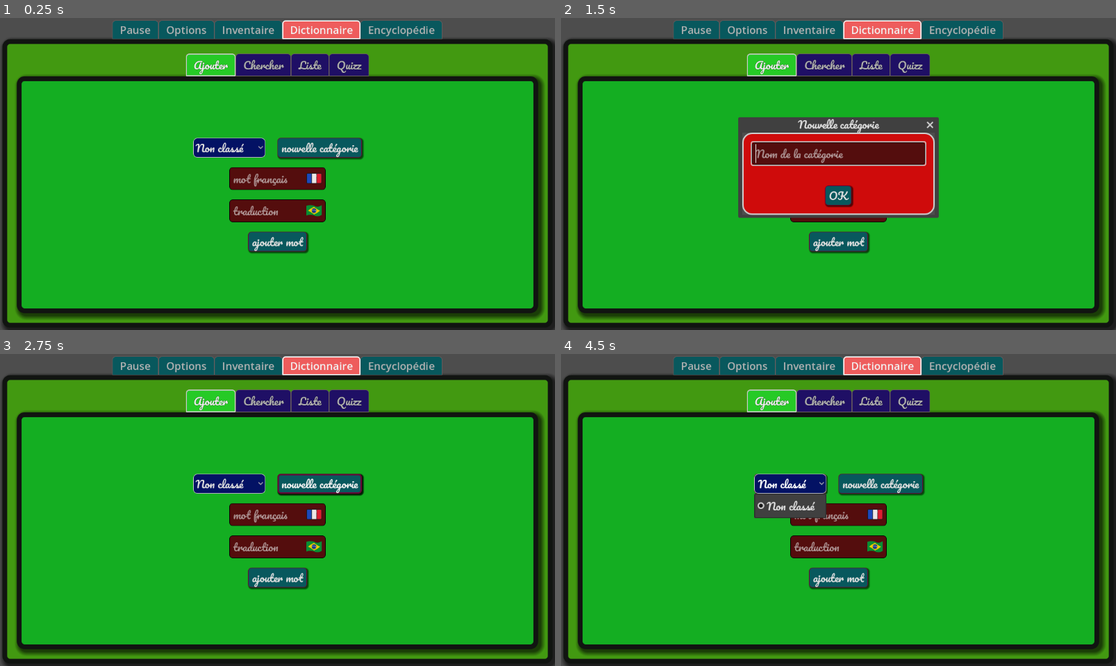
Above: before the commit, frames 1-4 (two rows, left to right).
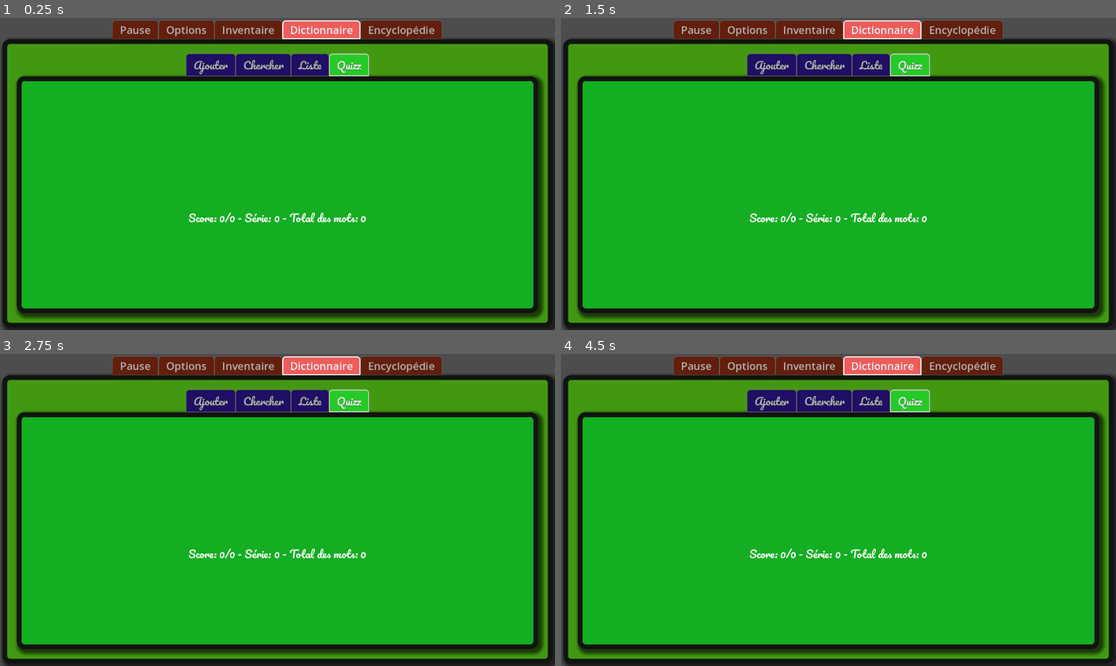
Above: after the commit, the same moments.

Repository: Pascal-Casier/dicoFrench
Game: Godot game, scene res://inventorySystem/inventaire.tscn
The game is run twice, just before and just after one commit, with the same random seed, the same clock (stepped at 60 frames per second) and the same inputs. The project has no main scene, so this scene is started directly.
Inputs (mouse positions are in pixels of both pictures, inside the frame that each line leads up to):
- Up to frame 1 (0.25 s): no input
- Up to frame 2 (1.5 s): click (882, 149) at 0.5 s, where only the run before the commit has a clickable "nouvelle catégorie"; click (882, 149) at 1.25 s, where only the run before the commit has a clickable "nouvelle catégorie"
- Up to frame 3 (2.75 s): click (277, 531) at 2 s, where only the run before the commit has a clickable "OK"
- Up to frame 4 (4.5 s): click (788, 485) at 2.75 s, where only the run before the commit has a clickable "Non classé"; click (838, 578) at 3.5 s, where only the run before the commit has a clickable "ajouter mot"; click (788, 485) at 4.25 s, where only the run before the commit has a clickable "Non classé"

The runs differ from the first frame. In frame 1, 9.0% of the frame differs, in the area x 20-80%, y 0-76%; in frame 2, 16%; in frame 3, 9.0%; in frame 4, 9.7%.

Commit message:
ajouté son et signal maitrise totale

Diff:
--- a/DicoB/DicoTheme.tres
+++ b/DicoB/DicoTheme.tres
@@ -187,7 +187,7 @@
 [sub_resource type="StyleBoxFlat" id="StyleBoxFlat_vndj7"]
 content_margin_left = 16.0
 content_margin_right = 16.0
-bg_color = Color(0.0313726, 0.345098, 0.364706, 1)
+bg_color = Color(0.384314, 0.121569, 0.0470588, 1)
 border_width_left = 1
 border_width_top = 1
 border_width_right = 1
--- a/inventorySystem/Dico5.gd
+++ b/inventorySystem/Dico5.gd
@@ -1,4 +1,7 @@
 extends Control
+
+signal all_words_mastered
+
 
 # Constantes
 const SAVE_PATH = "user://dictionary.json"
@@ -7,12 +10,16 @@
 const BUTTON_EDIT = 0
 const BUTTON_DELETE = 1
 const DEFAULT_CATEGORY = "Non classé"
+const CORRECT_SOUND_EFFECT = preload("res://inventorySystem/Correct sound effect.mp3")
+const WRONG_SOUND_EFFECT = preload("res://inventorySystem/wrong sound effect (mp3cut.net).mp3")
 
 # Nouvelles constantes pour la priorité
 const MAX_MASTERY_LEVEL = 5
 const MASTERY_WEIGHT = 2.0
 const TIME_WEIGHT = 1.0
 const DAY_IN_SECONDS = 86400
+
+var has_emitted_mastery_signal = false
 
 # Références aux nœuds
 @onready var french_input: LineEdit = %FrenchInput
@@ -27,6 +34,8 @@
 @onready var quiz_buttons_container: GridContainer = %ButtonsContainer
 @onready var category_option: OptionButton = %CategoryOption
 @onready var new_category_button: Button = %NewCategoryButton
+@onready var audio_stream_player: AudioStreamPlayer = %AudioStreamPlayer
+@onready var confirmation_dialog: ConfirmationDialog = %ConfirmationDialog
 
 # Variables pour le quiz
 var quiz_state = {
@@ -459,14 +468,22 @@
 		quiz_state.score += 1
 		quiz_state.streak += 1
 		word_data.mastery_level = mini(word_data.mastery_level + 1, MAX_MASTERY_LEVEL)
+		audio_stream_player.stream = CORRECT_SOUND_EFFECT
+		audio_stream_player.play()
 	else:
 		quiz_state.streak = 0
 		word_data.mastery_level = maxi(word_data.mastery_level - 1, 0)
+		audio_stream_player.stream = WRONG_SOUND_EFFECT
+		audio_stream_player.play()
 
 	word_data.last_reviewed = Time.get_unix_time_from_system()
 	update_score_display()
 	save_dictionary()
+	check_all_words_mastery()
 	next_quiz_question()
+
+func reset_mastery_signal() -> void:
+	has_emitted_mastery_signal = false
 
 func update_score_display() -> void:
 	quiz_state.total_words = dictionary.words.size()
@@ -476,6 +493,24 @@
 		quiz_state.streak,
 		quiz_state.total_words
 	]
+
+func check_all_words_mastery() -> void:
+	if dictionary.words.is_empty() or has_emitted_mastery_signal:
+		return
+
+	var all_mastered = true
+	for word in dictionary.words.values():
+		if word.mastery_level < MAX_MASTERY_LEVEL:
+			all_mastered = false
+			break
+
+	if all_mastered:
+		has_emitted_mastery_signal = true
+		emit_signal("all_words_mastered")
+		confirmation_dialog.show()
+		reset_mastery_signal()
+
+
 
 func _on_tab_selected(tab_index: int) -> void:
 	save_dictionary()
--- a/inventorySystem/inventaire.tscn
+++ b/inventorySystem/inventaire.tscn
@@ -284,8 +284,10 @@
 theme_override_styles/tab_focus = SubResource("StyleBoxFlat_am43v")
 theme_override_styles/panel = SubResource("StyleBoxFlat_0ey7o")
 tab_alignment = 1
+current_tab = 3
 
 [node name="Ajouter" type="VBoxContainer" parent="Control/MarginContainer/TabContainer/Dictionnaire/TabContainer"]
+visible = false
 layout_mode = 2
 theme_override_constants/separation = 20
 alignment = 1
@@ -395,7 +397,6 @@
 select_mode = 1
 
 [node name="Quizz" type="VBoxContainer" parent="Control/MarginContainer/TabContainer/Dictionnaire/TabContainer"]
-visible = false
 layout_mode = 2
 theme_override_constants/separation = 20
 alignment = 1
@@ -405,7 +406,10 @@
 custom_minimum_size = Vector2(250, 0)
 layout_mode = 2
 size_flags_horizontal = 4
+theme_override_colors/font_color = Color(0.0156863, 0.0156863, 0.235294, 1)
+theme_override_colors/font_outline_color = Color(0.00392157, 0.0784314, 0.345098, 1)
 theme_override_fonts/font = SubResource("SystemFont_qmma1")
+theme_override_font_sizes/font_size = 40
 horizontal_alignment = 1
 
 [node name="ButtonsContainer" type="GridContainer" parent="Control/MarginContainer/TabContainer/Dictionnaire/TabContainer/Quizz"]
@@ -423,8 +427,21 @@
 layout_mode = 2
 size_flags_horizontal = 4
 
+[node name="AudioStreamPlayer" type="AudioStreamPlayer" parent="Control/MarginContainer/TabContainer/Dictionnaire/TabContainer/Quizz"]
+unique_name_in_owner = true
+volume_db = -18.0
+
 [node name="ConfirmationDialog" type="ConfirmationDialog" parent="Control/MarginContainer/TabContainer/Dictionnaire/TabContainer"]
 unique_name_in_owner = true
+title = "Merci de confirmer ..."
+initial_position = 2
+size = Vector2i(500, 300)
+unresizable = true
+borderless = true
+always_on_top = true
+transparent = true
+dialog_text = "Vous avez maitrisé tous les mots !!
+Félicitations"
 
 [node name="Encyclopédie" type="MarginContainer" parent="Control/MarginContainer/TabContainer"]
 visible = false
Not shown, added: inventorySystem/Correct sound effect.mp3.import
Not shown, added: inventorySystem/wrong sound effect (mp3cut.net).mp3.import
Not shown, added: inventorySystem/Correct sound effect.mp3
Not shown, added: inventorySystem/wrong sound effect (mp3cut.net).mp3
